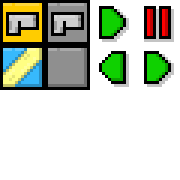
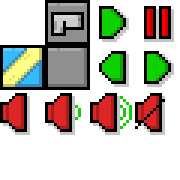
Revision of a layered 180px x 180px image; what changed, layer by layer:
added group "Mute" with 3 layers above "More sound" over bbox(135, 93, 165, 135)
added layer "Layer 22" in group "Mute" over bbox(135, 99, 165, 129)
added layer "Layer 21" (1st of 4, in "Mute") (23%) in group "Mute" over bbox(138, 96, 165, 135)
added layer "Layer 20" (1st of 4, in "Mute") in group "Mute" over bbox(135, 93, 162, 132)
added group "More sound" with 3 layers above "Barely sound" over bbox(90, 93, 132, 135)
added layer "Layer 23" (1st of 3, in "More sound") in group "More sound" over bbox(120, 96, 132, 129)
added layer "Layer 21" (2nd of 4, in "More sound") (23%) in group "More sound" over bbox(93, 96, 120, 135)
added layer "Layer 20" (2nd of 4, in "More sound") in group "More sound" over bbox(90, 93, 117, 132)
added group "Barely sound" with 3 layers above "Sound" over bbox(0, 93, 30, 135)
added layer "Layer 21" (3rd of 4, in "Barely sound") (23%) in group "Barely sound" over bbox(3, 96, 30, 135)
added layer "Layer 20" (3rd of 4, in "Barely sound") in group "Barely sound" over bbox(0, 93, 27, 132)
added group "Sound" with 3 layers above "Empty" over bbox(45, 93, 81, 135)
added layer "Layer 23" (3rd of 3, in "Sound") in group "Sound" over bbox(75, 105, 81, 120)
added layer "Layer 21" (4th of 4, in "Sound") (23%) in group "Sound" over bbox(48, 96, 75, 135)
added layer "Layer 20" (4th of 4, in "Sound") in group "Sound" over bbox(45, 93, 72, 132)
renamed "Layer 0" to "Layer 19", showed it, moved it above "Gun on", painted on it over bbox(0, 0, 165, 135)
